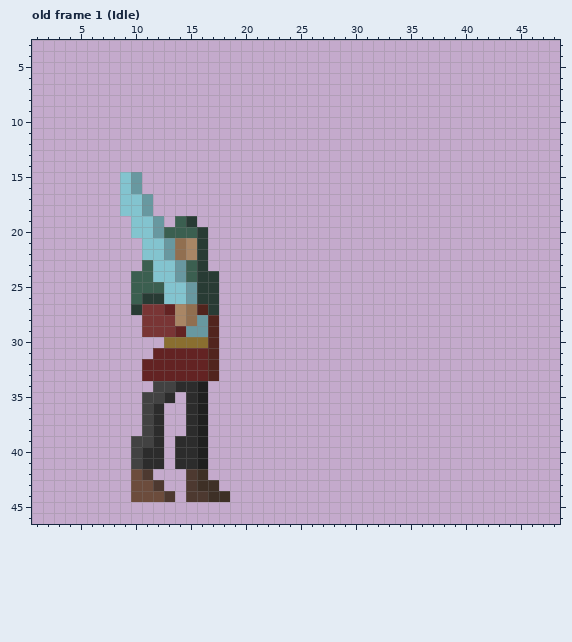
Pixel-art file, stored at RawResource/Hero.aseprite. Above is the file before it was changed.
64x64 pixels, 12 frames. Shown: old frame 1 (Idle): x 1..48, y 3..46. The commit also changed other frames, which this record leaves out.
And afterwards:
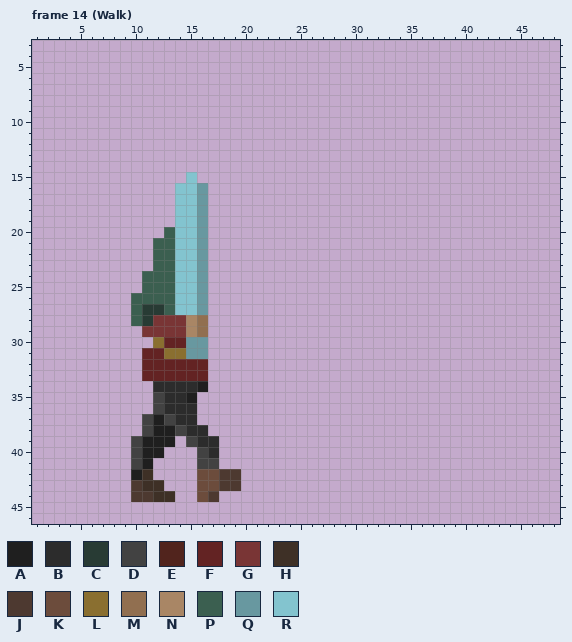
Palette (. is transparent): A #1f1f1f  B #2c2c2c  C #283b34  D #424242  E #51241d  F #632323  G #793535  H #3e3026  J #4d3930  K #6c4c3c  L #8a6f30  M #916f50  N #a98665  P #3b5f50  Q #6898a0  R #83c4cf
A new or re-ordered frame is compared with the old frame closest to it.
Change:
frames 12 -> 15
layer "Sketch" now hidden
Changed rows in their new state; - is an unchanged pixel.
Frame 14 (Walk) is new; against old frame 1 (Idle), layers "Sword", "Human":
first column x 9:
15 ..----R----
16 ..---RRQ---
17 ...--RRQ---
18 ...--RRQ---
19 -...-RRQ---
20 -...-RRQ---
21 --.PPRRQ---
22 --.PPRRQ---
23 --.PPRRQ---
24 -.-PPRRQ.--
25 -.--P-RQ.--
26 --PPP-RQ.--
27 -PCCPRRQ.--
28 -PC--GNM.--
29 -----GNM.--
30 ---LFFQQ.--
31 --F-LLQQ.--
32 --------.--
33 --------.--
34 ---BB------
35 --.--BA.---
36 --.DBB-.---
37 ---ADB-.---
38 ---AAD-B---
39 --AAA.DBB--
40 --AA-..DB--
41 --A.-..DD--
42 -AH---.KKJJ
43 -JHH--.KKJJ
44 -JJHH-.KJ.-
Pixel boxes of the changes (left, top, right, bottom) in both pictures:
changed: (120, 172, 241, 502)
